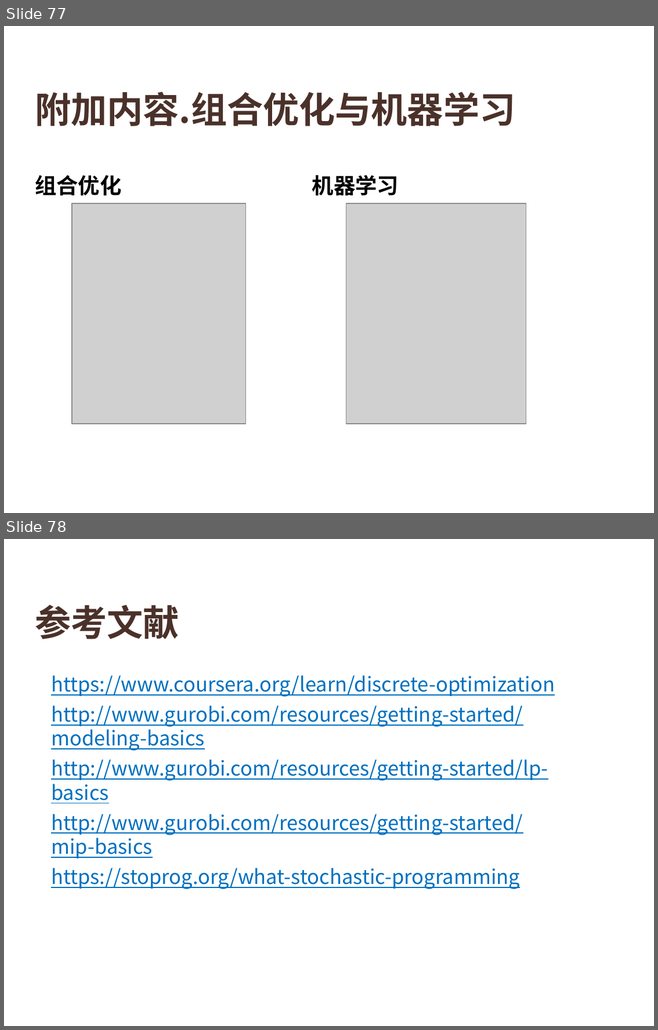
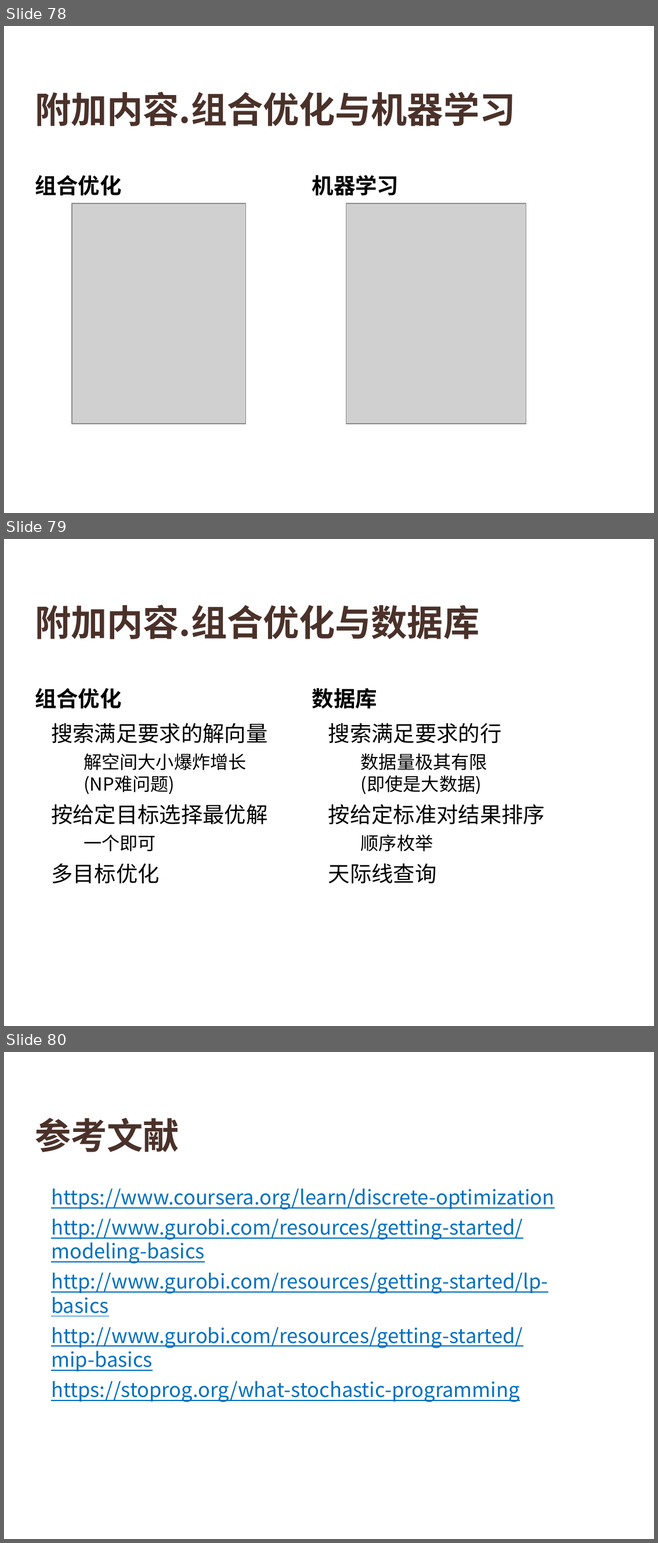
Before and after one commit to HUST-Smart/Training, a slide deck: [1.4] 组合优化问题的数学建模.pptx. Shown one above the other, each under a label of ours: slides 77 and 78 before the commit, slides 78, 79 and 80 after it. The pictures are 658x1030 and 658x1543 pixels, drawn with LibreOffice and Linux fonts; fonts in the diff are those of the drawing; grey boxes stand for pictures; background and template pictures are left out. Boxes give left, top, right and bottom in pixels: in the first picture for what was removed or moved away, otherwise in the second. Text is boxed around its words. In the diff, an @@ line names an element or a change of style, - is before the commit and + after.

```diff
--- a/[1.4] 组合优化问题的数学建模.pptx
+++ b/[1.4] 组合优化问题的数学建模.pptx
@@ slide 79 added at [4,539,654,1026], background picture (left out) @@
@@ title added at [35,605,479,639], 40 pt, text #4A3128, bold @@
+附加内容.组合优化与数据库
@@ text added at [35,688,121,709], 24 pt, text #000000, bold @@
+组合优化
@@ text added at [312,688,377,709], 24 pt, text #000000, bold @@
+数据库
@@ text added at [51,723,267,884], 24 pt, text #000000 @@
+• 搜索满足要求的解向量
+  • 解空间大小爆炸增长
+    (NP难问题)
+• 按给定目标选择最优解
+  • 一个即可
+• 多目标优化
@@ text added at [328,723,502,884], 24 pt, text #000000 @@
+• 搜索满足要求的行
+  • 数据量极其有限
+    (即使是大数据)
+• 按给定标准对结果排序
+  • 顺序枚举
+• 天际线查询
@@ what was slide 77 is now slide 78 @@
@@ what was slide 78 is now slide 80 @@
```
Also in this commit, not shown: 1 other slide added, 2 other files.
